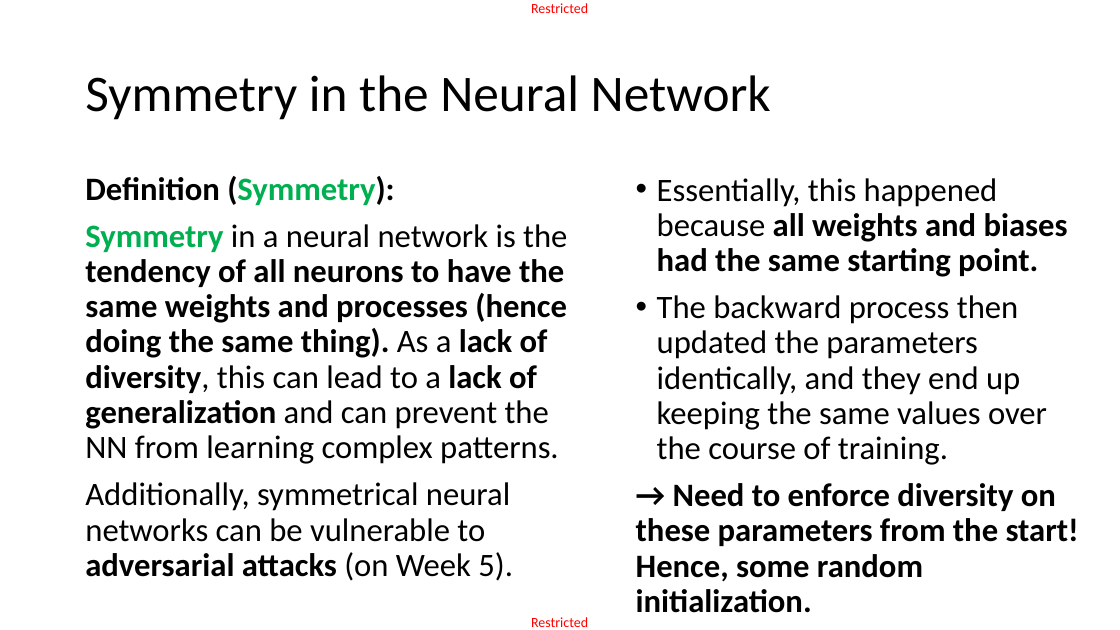
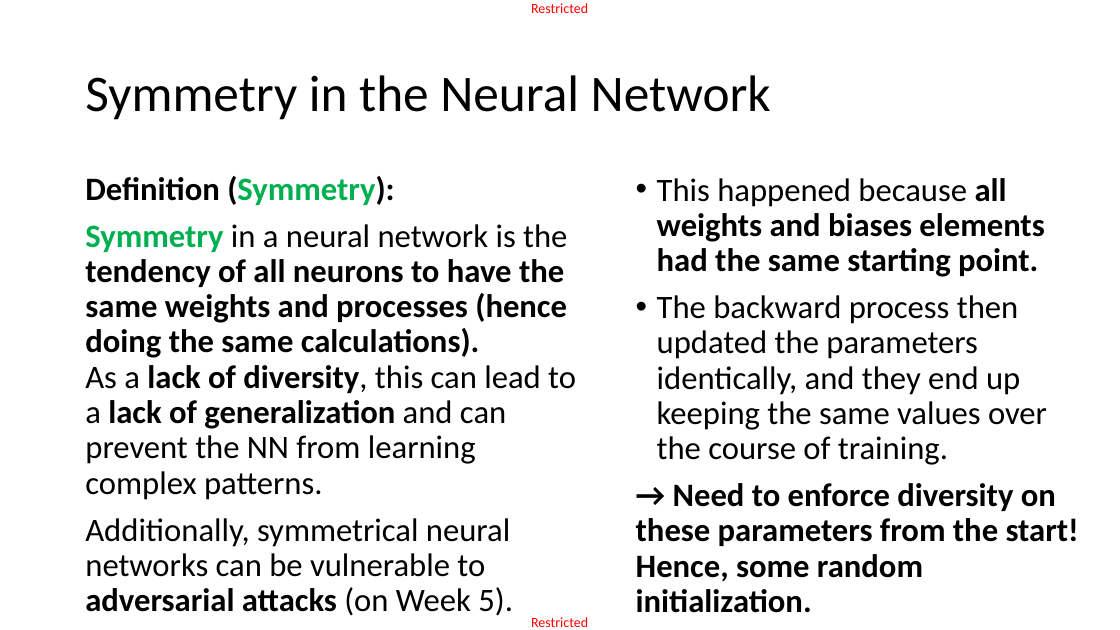
Before and after one commit to matthieudemari/SUTD_DL_50_039, a slide deck: slide 16 of W2/1. W2S1 final/W2S1.pptx. Drawn at 1120x630 pixels with LibreOffice and Linux fonts; fonts in the diff are those of the drawing. Boxes give left, top, right and bottom in pixels: in the first picture for what was removed or moved away, otherwise in the second. Text is boxed around its words. In the diff, an @@ line names an element or a change of style, - is before the commit and + after.

```diff
--- a/W2/1. W2S1 final/W2S1.pptx
+++ b/W2/1. W2S1 final/W2S1.pptx
@@ text at <box>657,178,1044,277</box>: text changed @@
-• Essentially, this happened because all weights and biases had the same starting point.
+• This happened because all weights and biases elements had the same starting point.
@@ text at <box>85,224,576,500</box>: text changed @@
-Symmetry in a neural network is the tendency of all neurons to have the same weights and processes (hence doing the same thing). As a lack of diversity, this can lead to a lack of generalization and can prevent the NN from learning complex patterns.
+Symmetry in a neural network is the tendency of all neurons to have the same weights and processes (hence doing the same calculations).
+As a lack of diversity, this can lead to a lack of generalization and can prevent the NN from learning complex patterns.
```
Also in this commit, not shown: 12 other slides changed, 12 other files.
